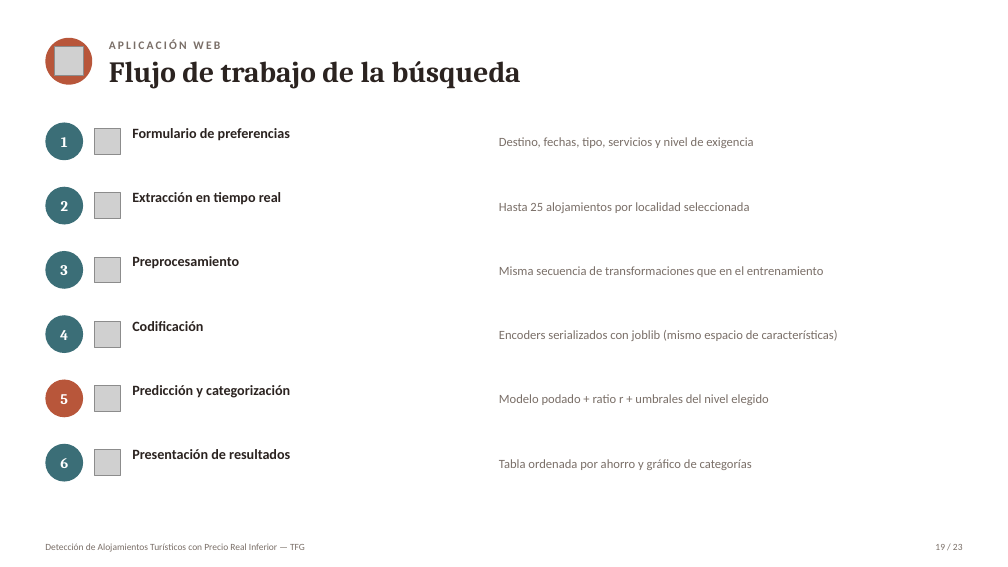
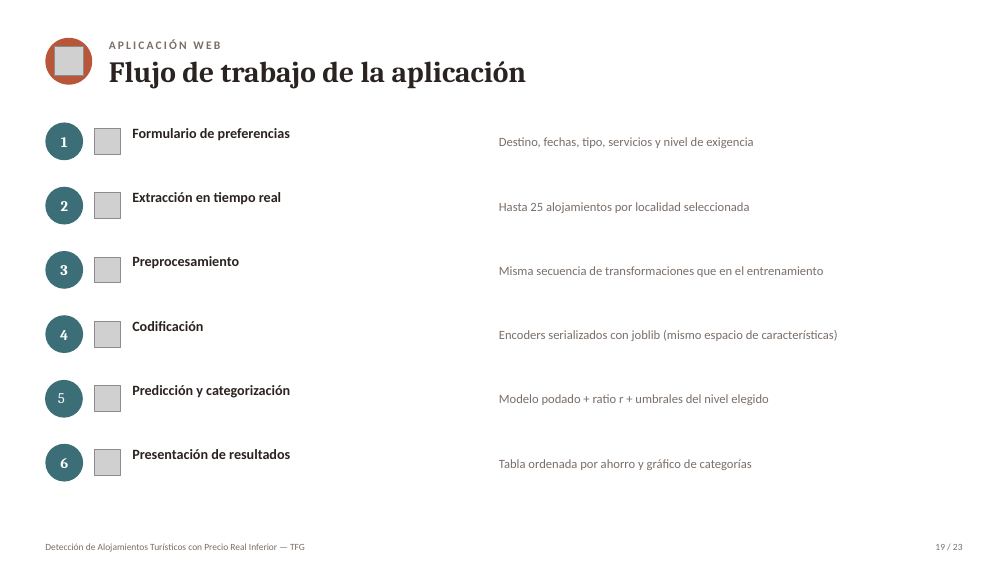
Before and after one commit to Marjimleo3/TFG, a slide deck: slide 19 of TFG_Chollos/Presentacion_Defensa_TFG.pptx. Drawn at 1008x567 pixels with LibreOffice and Linux fonts; fonts in the diff are those of the drawing; grey boxes stand for pictures. Boxes give left, top, right and bottom in pixels: in the first picture for what was removed or moved away, otherwise in the second. Text is boxed around its words. In the diff, an @@ line names an element or a change of style, - is before the commit and + after.

```diff
--- a/TFG_Chollos/Presentacion_Defensa_TFG.pptx
+++ b/TFG_Chollos/Presentacion_Defensa_TFG.pptx
@@ text at <box>109,61,527,88</box>: text changed @@
-Flujo de trabajo de la búsqueda
+Flujo de trabajo de la aplicación
@@ ellipse "5" at <box>45,380,83,418</box>: fill #B8563A to #3B6E77 @@
@@ text in ellipse at <box>60,393,68,403</box>: text added @@
+5
```
Also in this commit, not shown: 10 other slides changed.
